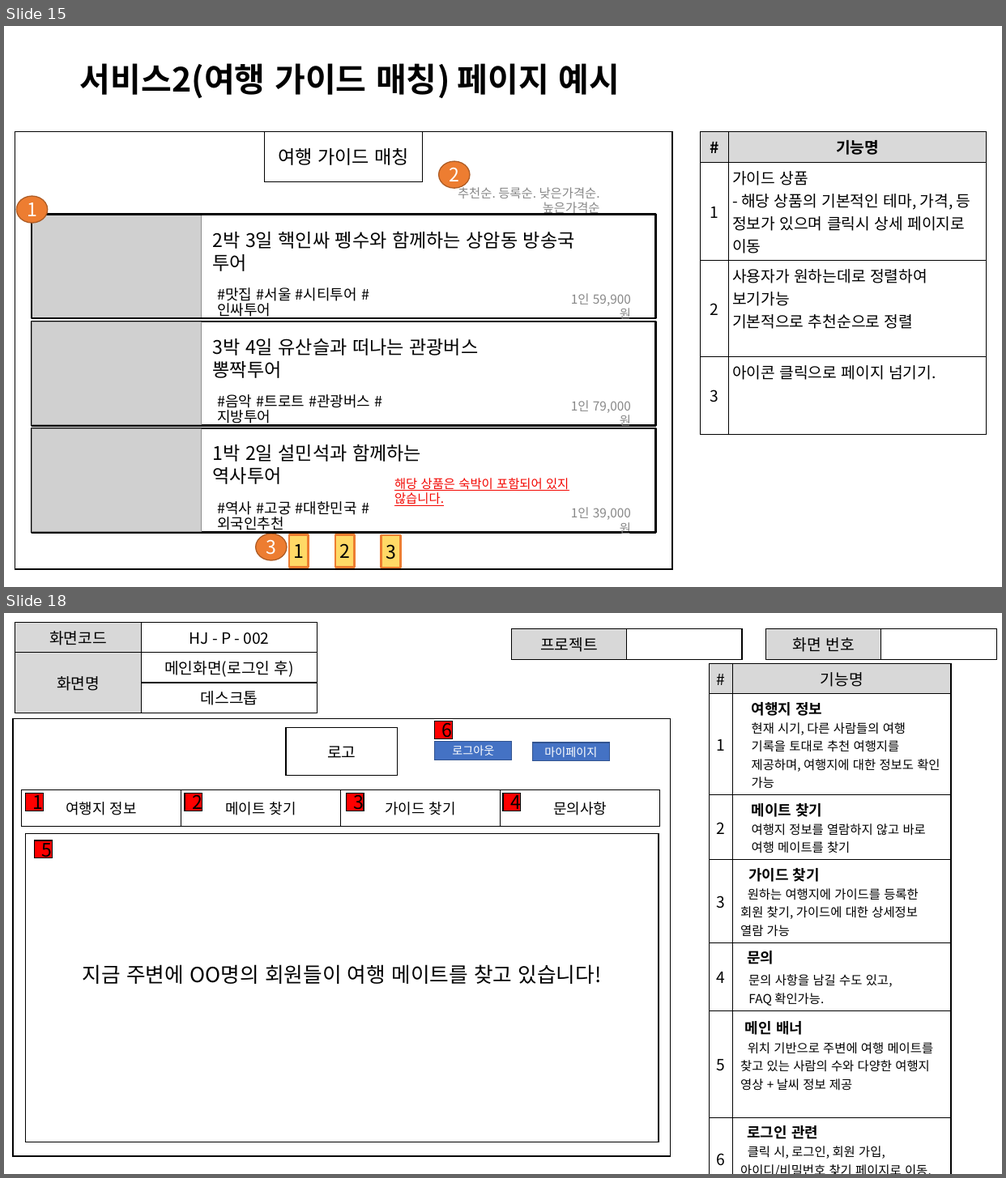
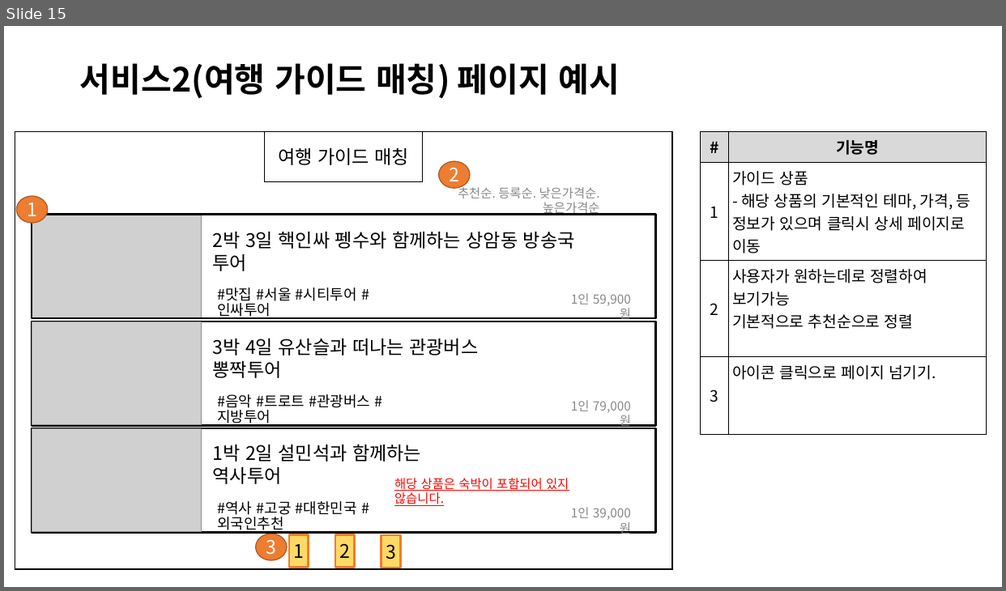
Before and after one commit to ezenteam2/TripMate, a slide deck: 0131 project02 최종발표 2조.pptx. Shown one above the other, each under a label of ours: slides 15 and 18 before the commit, slide 15 after it; the slides between them are not shown. The pictures are 1006x1178 and 1006x591 pixels, drawn with LibreOffice and Linux fonts; fonts in the diff are those of the drawing; grey boxes stand for pictures. Boxes give left, top, right and bottom in pixels: in the first picture for what was removed or moved away, otherwise in the second. Text is boxed around its words. In the diff, an @@ line names an element or a change of style, - is before the commit and + after.

```diff
--- a/0131 project02 최종발표 2조.pptx
+++ b/0131 project02 최종발표 2조.pptx
@@ slide 18 removed at (4, 613, 1002, 1174), background #FFFFFF @@
@@ table removed at (15, 623, 317, 709), 3 rows, 2 columns @@
-화면코드 | HJ - P - 002
-화면명 | 메인화면(로그인 후)
- | 데스크톱
@@ table removed at (512, 629, 742, 656), 1 rows, 2 columns @@
-프로젝트 | 
@@ table removed at (766, 629, 997, 656), 1 rows, 2 columns @@
-화면 번호 | 
@@ table removed at (710, 664, 951, 1169), 7 rows, 2 columns @@
-# | 기능명
-1 | 여행지 정보 / 현재 시기, 다른 사람들의 여행 기록을 토대로 추천 여행지를 제공하며, 여행지에 대한 정보도 확인 가능
-2 | 메이트 찾기 / 여행지 정보를 열람하지 않고 바로 여행 메이트를 찾기
-3 | 가이드 찾기 / 원하는 여행지에 가이드를 등록한 회원 찾기, 가이드에 대한 상세정보 열람 가능
-4 | 문의 / 문의 사항을 남길 수도 있고, / FAQ 확인가능.
-5 | 메인 배너 / 위치 기반으로 주변에 여행 메이트를 찾고 있는 사람의 수와 다양한 여행지 영상 + 날씨 정보 제공
-6 | 로그인 관련 / 클릭 시, 로그인, 회원 가입, 아이디/비밀번호 찾기 페이지로 이동. 로그인 이후 마이페이지 이동 가능
@@ rectangle removed at (13, 718, 671, 1157) @@
@@ rectangle removed at (286, 727, 398, 776) @@
-로고
@@ rectangle removed at (435, 721, 454, 739) @@
-6
@@ rectangle removed at (435, 742, 513, 760) @@
-로그아웃
@@ rectangle removed at (533, 743, 610, 761) @@
-마이페이지
@@ table removed at (21, 790, 659, 823), 1 rows, 4 columns @@
-여행지 정보 | 메이트 찾기 | 가이드 찾기 | 문의사항
@@ rectangle removed at (26, 794, 44, 811) @@
-1
@@ rectangle removed at (185, 794, 202, 811) @@
-2
@@ rectangle removed at (346, 794, 364, 811) @@
-3
@@ rectangle removed at (503, 794, 522, 811) @@
-4
@@ rectangle removed at (26, 834, 659, 1142) @@
-지금 주변에 OO명의 회원들이 여행 메이트를 찾고 있습니다!
@@ rectangle removed at (35, 841, 53, 858) @@
-5
```
Also in this commit, not shown: 8 slides changed, 4 slides added, 24 other slides removed.
